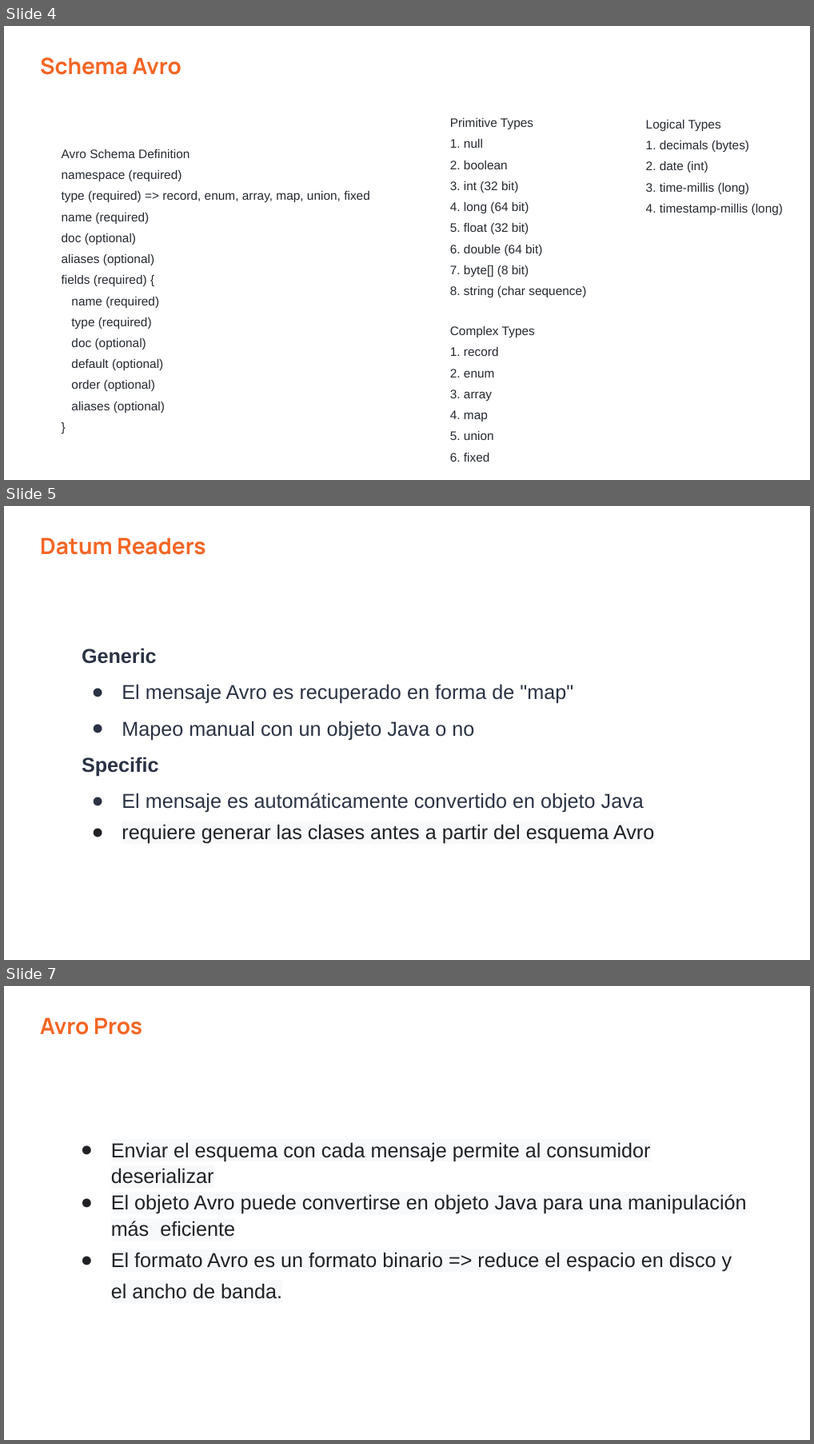
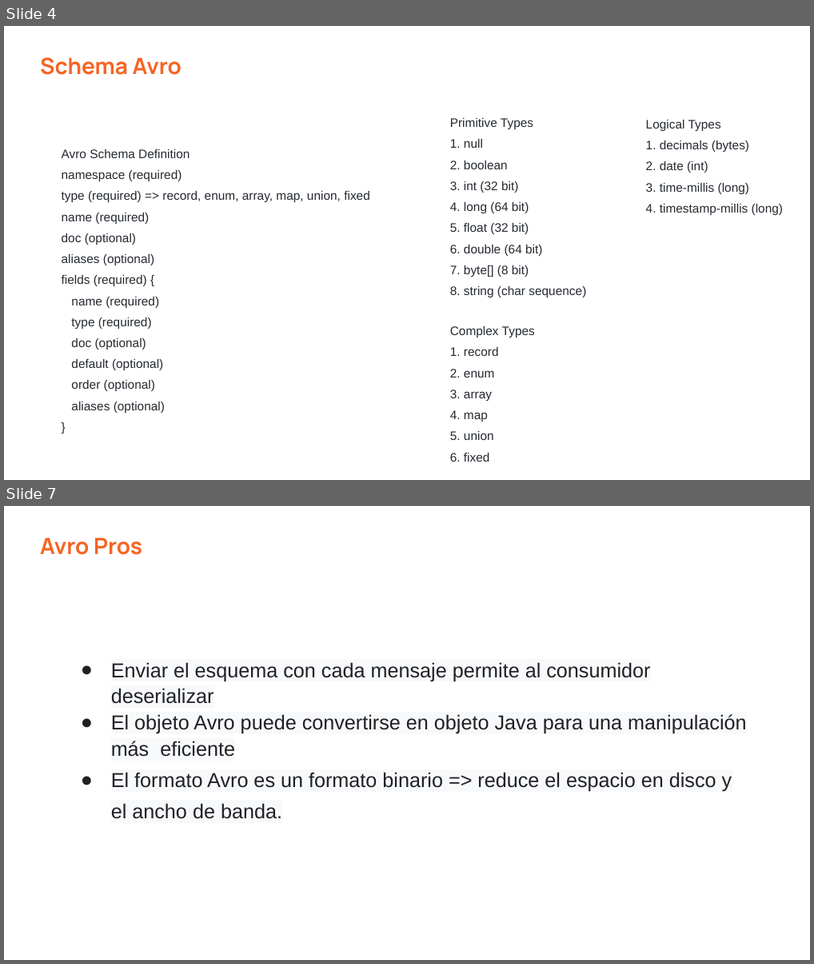
Before and after one commit to vass-engineering/102-spring-kafka-registry, a slide deck: docs/Kafka-GobernanzaDeEsquema.pptx. Shown one above the other, each under a label of ours: slides 4, 5 and 7 before the commit, slides 4 and 7 after it; the slides between them are not shown. The pictures are 814x1444 and 814x964 pixels, drawn with LibreOffice and Linux fonts; fonts in the diff are those of the drawing. Boxes give left, top, right and bottom in pixels: in the first picture for what was removed or moved away, otherwise in the second. Text is boxed around its words. In the diff, an @@ line names an element or a change of style, - is before the commit and + after.

```diff
--- a/docs/Kafka-GobernanzaDeEsquema.pptx
+++ b/docs/Kafka-GobernanzaDeEsquema.pptx
@@ slide 5 removed at bbox=[4, 506, 810, 960], background #FFFFFF @@
@@ text removed at bbox=[40, 538, 206, 555] @@
-Datum Readers
@@ text removed at bbox=[82, 648, 654, 844] @@
-Generic
-● El mensaje Avro es recuperado en forma de "map"
-● Mapeo manual con un objeto Java o no
-Specific
-● El mensaje es automáticamente convertido en objeto Java
-● requiere generar las clases antes a partir del esquema Avro
```
Also in this commit, not shown: 4 slides changed, 1 slide added.
